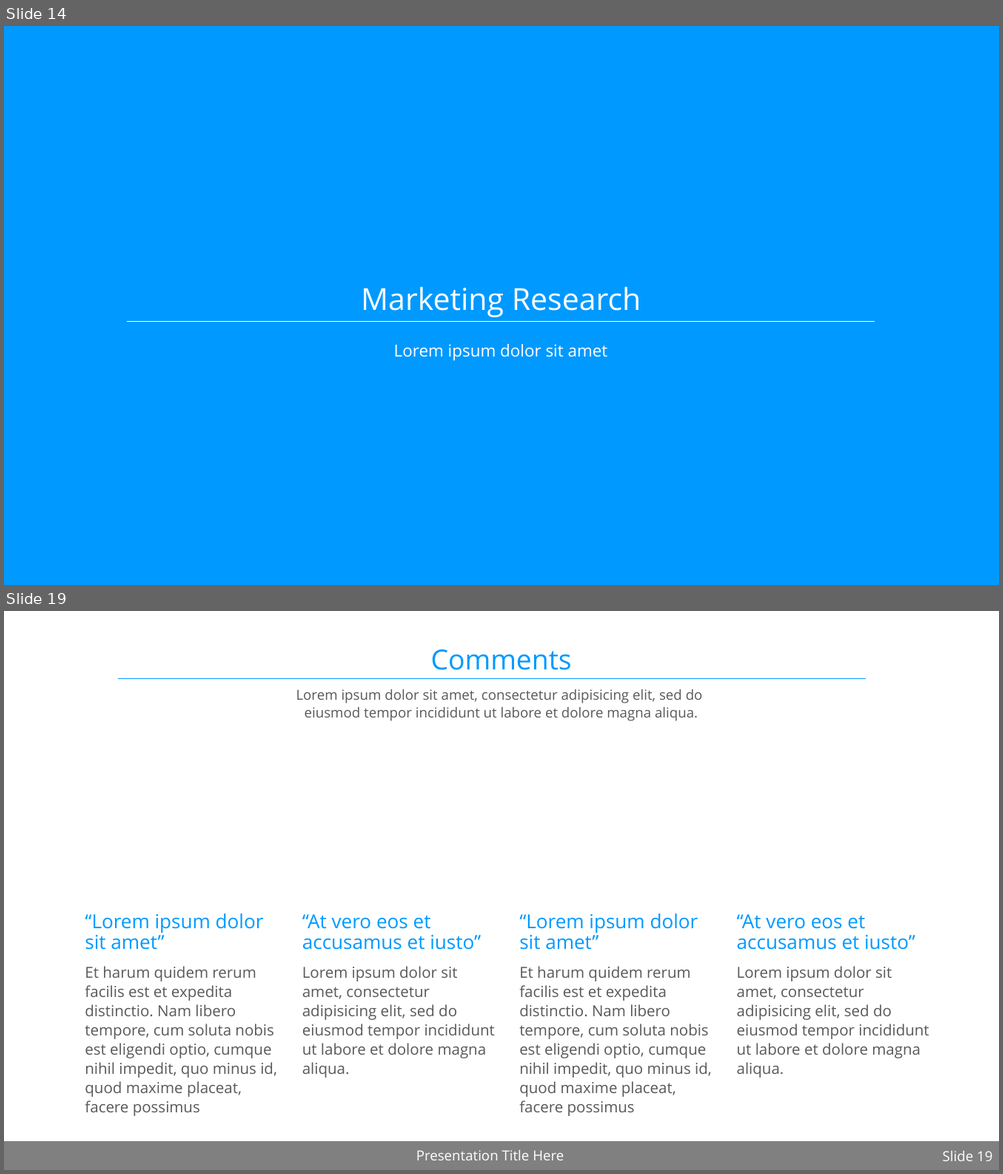
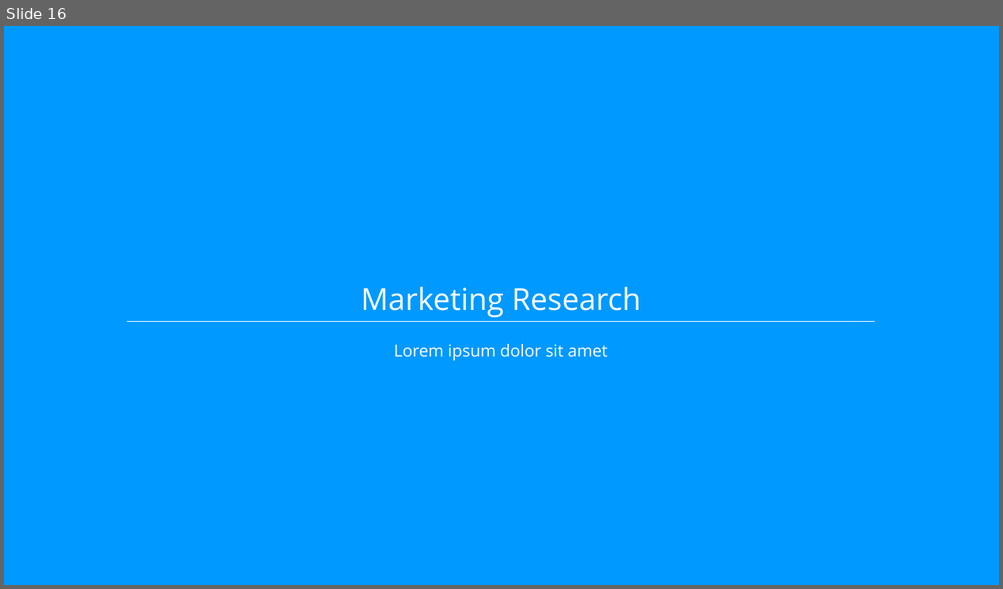
Before and after one commit to zainabaaboumoussa/taketaxi_template, a slide deck: Presentations/TakeTaxi_2018_2019.pptx. Shown one above the other, each under a label of ours: slides 14 and 19 before the commit, slide 16 after it; the slides between them are not shown. The pictures are 1003x1174 and 1003x589 pixels, drawn with LibreOffice and Linux fonts; fonts in the diff are those of the drawing; background and template pictures are left out. Boxes give left, top, right and bottom in pixels: in the first picture for what was removed or moved away, otherwise in the second. Text is boxed around its words. In the diff, an @@ line names an element or a change of style, - is before the commit and + after.

```diff
--- a/Presentations/TakeTaxi_2018_2019.pptx
+++ b/Presentations/TakeTaxi_2018_2019.pptx
@@ slide 19 removed at (x1=4, y1=611, x2=999, y2=1170), background picture (left out) @@
@@ title removed at (x1=431, y1=649, x2=572, y2=670) @@
-Comments
@@ line removed from (118, 678) to (865, 678) @@
@@ subtitle removed at (x1=296, y1=689, x2=703, y2=721) @@
-Lorem ipsum dolor sit amet, consectetur adipisicing elit, sed do
-eiusmod tempor incididunt ut labore et dolore magna aliqua.
@@ text removed at (x1=85, y1=914, x2=264, y2=950) @@
-“Lorem ipsum dolor sit amet”
@@ text removed at (x1=302, y1=914, x2=481, y2=950) @@
-“At vero eos et accusamus et iusto”
@@ text removed at (x1=519, y1=914, x2=698, y2=950) @@
-“Lorem ipsum dolor sit amet”
@@ text removed at (x1=737, y1=914, x2=915, y2=950) @@
-“At vero eos et accusamus et iusto”
@@ text removed at (x1=85, y1=966, x2=277, y2=1116) @@
-Et harum quidem rerum facilis est et expedita distinctio. Nam libero tempore, cum soluta nobis est eligendi optio, cumque nihil impedit, quo minus id, quod maxime placeat, facere possimus
@@ text removed at (x1=302, y1=966, x2=495, y2=1078) @@
-Lorem ipsum dolor sit amet, consectetur adipisicing elit, sed do eiusmod tempor incididunt ut labore et dolore magna aliqua.
@@ text removed at (x1=519, y1=966, x2=711, y2=1116) @@
-Et harum quidem rerum facilis est et expedita distinctio. Nam libero tempore, cum soluta nobis est eligendi optio, cumque nihil impedit, quo minus id, quod maxime placeat, facere possimus
@@ text removed at (x1=737, y1=966, x2=928, y2=1078) @@
-Lorem ipsum dolor sit amet, consectetur adipisicing elit, sed do eiusmod tempor incididunt ut labore et dolore magna aliqua.
@@ rectangle removed at (x1=4, y1=1142, x2=999, y2=1170) @@
@@ text removed at (x1=416, y1=1150, x2=563, y2=1161) @@
-Presentation Title Here
@@ page number removed at (x1=942, y1=1151, x2=992, y2=1162) @@
-Slide 19
@@ what was slide 14 is now slide 16 @@
```
Also in this commit, not shown: 12 slides changed, 3 slides added, 1 other slide removed.
